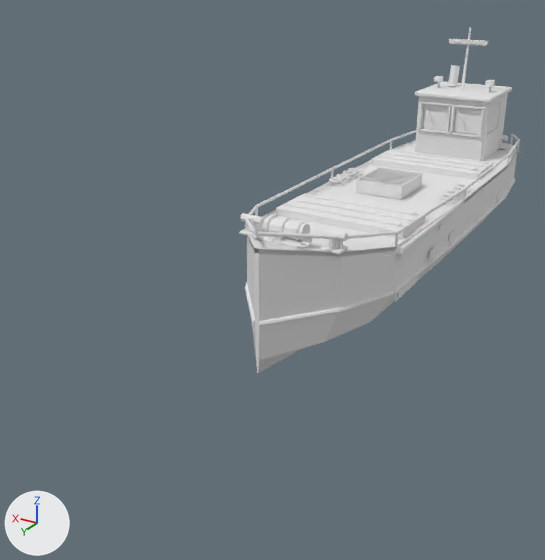
Renders of the FBX model Assets/Resources/City/Port/Trawler.fbx from each side of a commit.
Rendered twice from a camera (50 mm lens) standing at (-10.4, 26.5, 9.9) and looking at (2.3, 5.3, -0.7). Every picture has the same lights, and +X, +Y and +Z are marked at lower left. The picture after the commit comes second. Where no turn or scale is listed for an object, it has been applied to the vertices.

The older version as bpy lines, for what is in view:
```python
me_cabinglass = bpy.data.meshes.new('CabinGlass')
me_cabinglass.from_pydata(...)  # a box spanning x -1.28..-0.16, y -6.15..-6.13, z 2.72..3.82; a box spanning x 0.16..1.28, y -6.15..-6.13, z 2.72..3.82; a box spanning x -1.54..-1.52, y -8.06..-6.44, z 2.72..3.82; a box spanning x 1.52..1.54, y -8.06..-6.44, z 2.72..3.82
me_cabinglass.materials.append(mat_portvertexpaint)  # white #e7e7e7
me_hatchleafb__steeldark = bpy.data.meshes.new('HatchLeafB__SteelDark')
me_hatchleafb__steeldark.from_pydata(...)  # a box spanning x -4.53..-0.13, y -0.68..-0.62, z 0.07..0.12; a box spanning x -4.53..-0.13, y -0.03..0.03, z 0.06..0.12; a box spanning x -4.53..-0.13, y 0.62..0.68, z 0.06..0.11
me_hatchleafb__steeldark.materials.append(mat_portvertexpaint)  # white #e7e7e7
me_trawlervisible__deck = bpy.data.meshes.new('TrawlerVisible__Deck')
me_trawlervisible__deck.from_pydata(...)  # 96 vertices, 92 faces; spans x -2.7..2.7, y -10.0..10.0, z 1.4..2.4
me_trawlervisible__deck.materials.append(mat_portvertexpaint)  # white #e7e7e7
ob_cabinglass = bpy.data.objects.new('CabinGlass', me_cabinglass)
ob_cabinglass.location = (0.0, 0.0, 0.0)
ob_hatchleafb__steeldark = bpy.data.objects.new('HatchLeafB__SteelDark', me_hatchleafb__steeldark)
ob_hatchleafb__steeldark.location = (2.33, 4.0, 1.82)
ob_trawlervisible__deck = bpy.data.objects.new('TrawlerVisible__Deck', me_trawlervisible__deck)
ob_trawlervisible__deck.location = (0.0, 0.0, 0.0)
# also in view: 'HatchLeafB__Steel' at (0.0, 4.0, 1.8); 'TrawlerVisible__SteelLight' at (0.0, -2.1, 4.0); 'TrawlerVisible__SteelDark' at (0.0, -1.1, 2.9); 'HatchLeafA__Steel' at (0.0, -4.0, 1.8); 'TrawlerVisible__Steel' at (0.0, 0.0, 1.1)
```
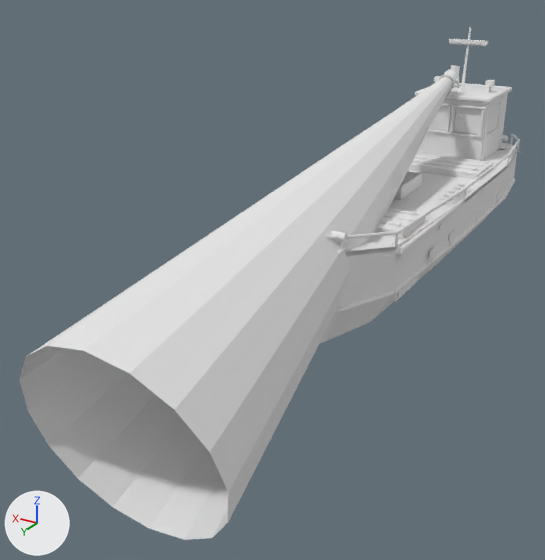
Pixel boxes [x1, y1, x2, y2] of what changed, in the pictures (545 x 560 px):
'SearchlightBeam', added: after [19, 77, 452, 540]
'HatchLeafB__Steel', unchanged, covered by the edit: before [276, 193, 424, 234]; after [376, 207, 424, 234]

The change, as a diff of the scene's bpy script:
```diff
--- a/Assets/Resources/City/Port/Trawler.fbx.py
+++ b/Assets/Resources/City/Port/Trawler.fbx.py
@@ me_searchlightbeam @@
+me_searchlightbeam.from_pydata(...)  # 80 vertices, 64 faces; spans x -2.8..3.2, y -5.6..16.5, z -3.7..5.1
+me_searchlightbeam.materials.append(mat_portvertexpaint)  # white #e7e7e7
@@ ob_searchlightbeam @@
+ob_searchlightbeam = bpy.data.objects.new('SearchlightBeam', me_searchlightbeam)
+ob_searchlightbeam.location = (0.0, 0.0, 0.0)
```
